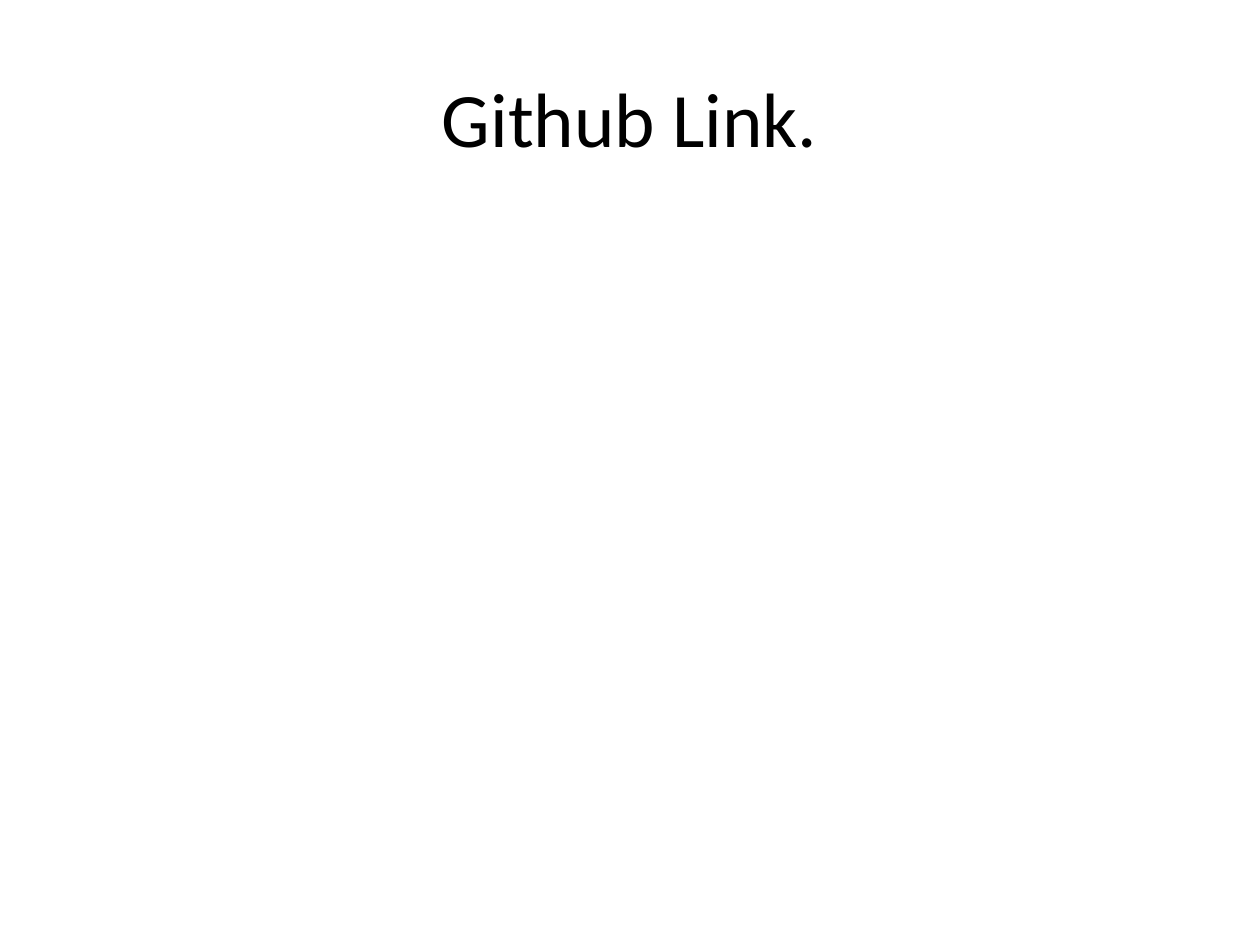
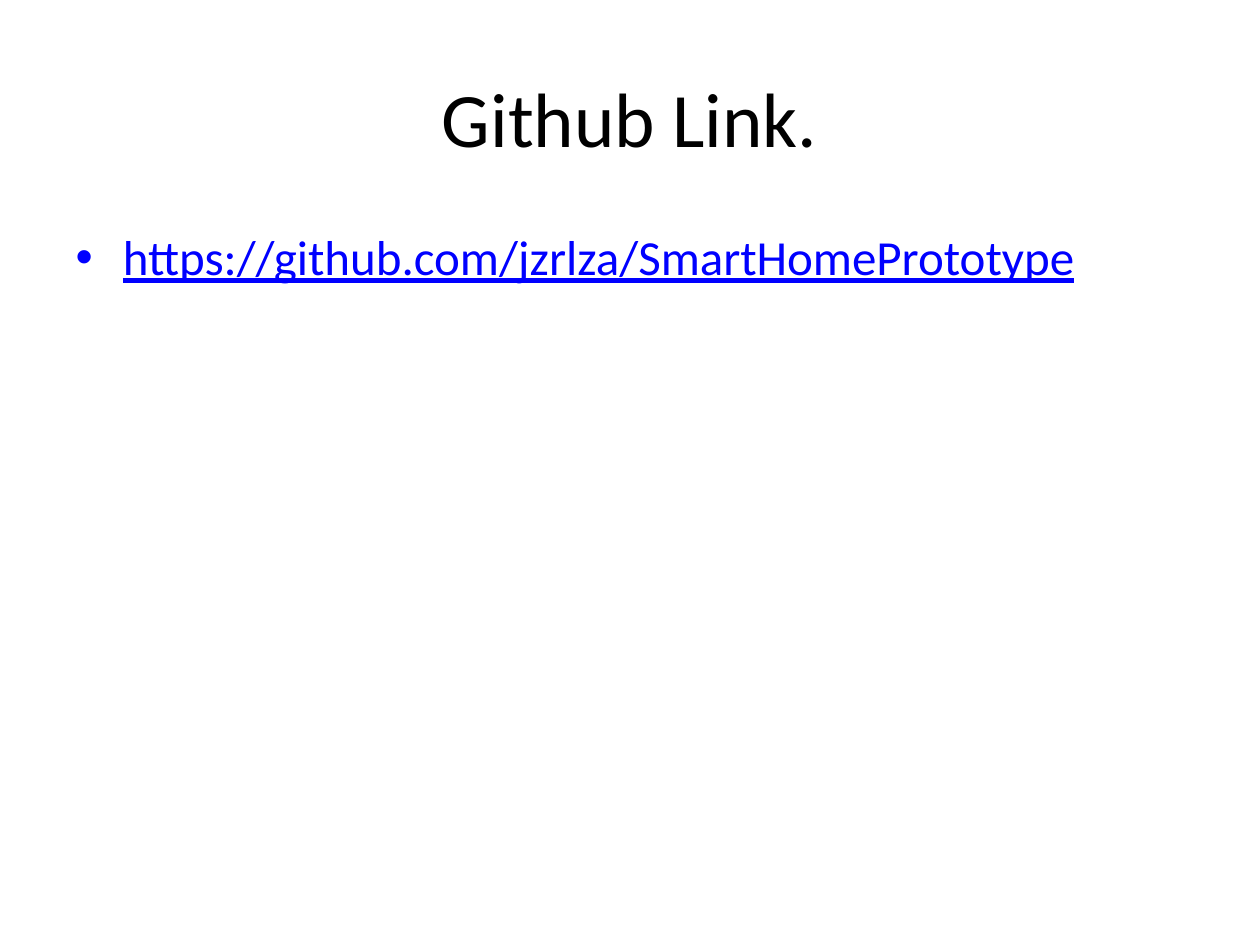
Before and after one commit to jzrlza/SmartHomePrototype, a slide deck: slide 23 of project_presentation.pptx. Drawn at 1260x945 pixels with LibreOffice and Linux fonts; fonts in the diff are those of the drawing. Boxes give left, top, right and bottom in pixels: in the first picture for what was removed or moved away, otherwise in the second. Text is boxed around its words. In the diff, an @@ line names an element or a change of style, - is before the commit and + after.

Commit message:
Finished presentation.

```diff
--- a/project_presentation.pptx
+++ b/project_presentation.pptx
@@ text added at bbox=[123, 241, 1074, 284], 28 pt, text #0000FF, underline @@
+• https://github.com/jzrlza/SmartHomePrototype
```
Also in this commit, not shown: 8 other slides changed.
